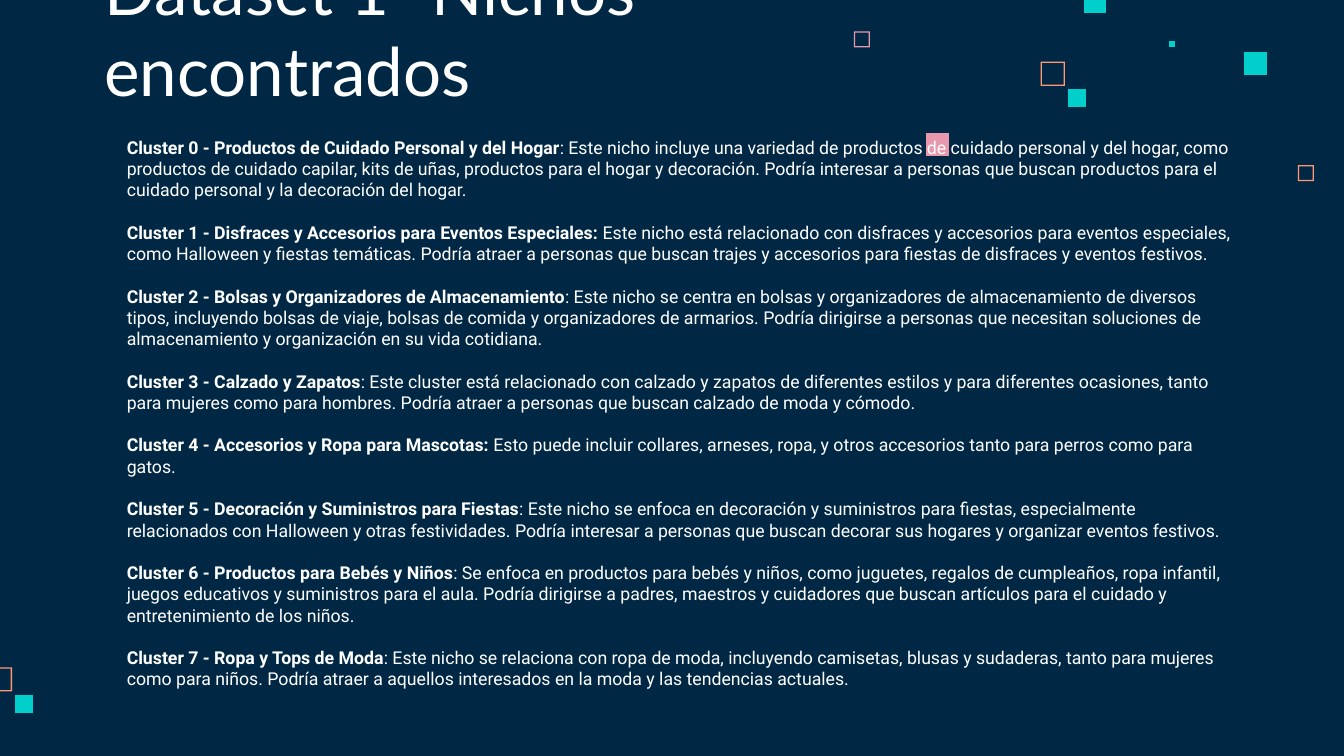
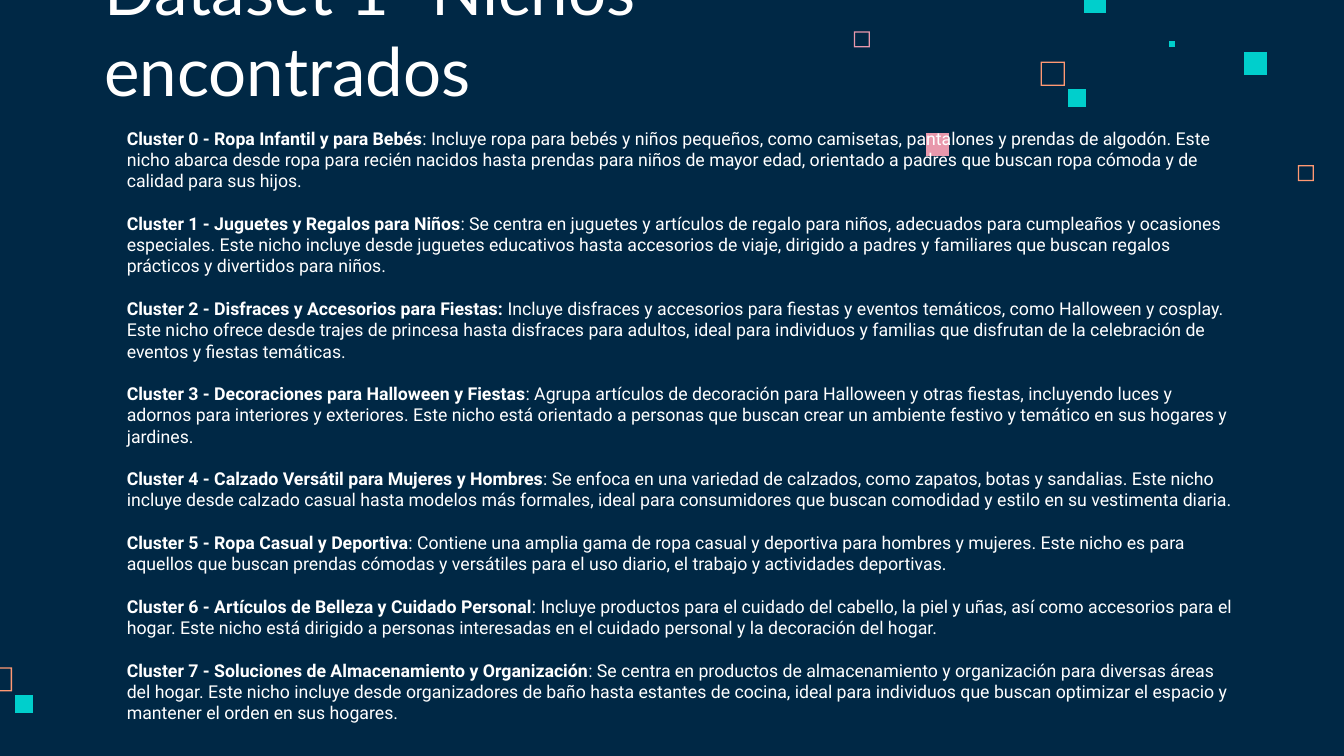
Before and after one commit to ChrissValdez/Proyecto_Integrador, a slide deck: slide 15 of Proyecto_integrador.pptx. Drawn at 1344x756 pixels with LibreOffice and Linux fonts; fonts in the diff are those of the drawing. Boxes give left, top, right and bottom in pixels: in the first picture for what was removed or moved away, otherwise in the second. Text is boxed around its words. In the diff, an @@ line names an element or a change of style, - is before the commit and + after.

```diff
--- a/Proyecto_integrador.pptx
+++ b/Proyecto_integrador.pptx
@@ text at bbox=[127, 131, 1232, 723]: text changed @@
-Cluster 0 - Productos de Cuidado Personal y del Hogar: Este nicho incluye una variedad de productos de cuidado personal y del hogar, como productos de cuidado capilar, kits de uñas, productos para el hogar y decoración. Podría interesar a personas que buscan productos para el cuidado personal y la decoración del hogar.
-Cluster 1 - Disfraces y Accesorios para Eventos Especiales: Este nicho está relacionado con disfraces y accesorios para eventos especiales, como Halloween y fiestas temáticas. Podría atraer a personas que buscan trajes y accesorios para fiestas de disfraces y eventos festivos.
-Cluster 2 - Bolsas y Organizadores de Almacenamiento: Este nicho se centra en bolsas y organizadores de almacenamiento de diversos tipos, incluyendo bolsas de viaje, bolsas de comida y organizadores de armarios. Podría dirigirse a personas que necesitan soluciones de almacenamiento y organización en su vida cotidiana.
-Cluster 3 - Calzado y Zapatos: Este cluster está relacionado con calzado y zapatos de diferentes estilos y para diferentes ocasiones, tanto para mujeres como para hombres. Podría atraer a personas que buscan calzado de moda y cómodo.
-Cluster 4 - Accesorios y Ropa para Mascotas: Esto puede incluir collares, arneses, ropa, y otros accesorios tanto para perros como para gatos.
-Cluster 5 - Decoración y Suministros para Fiestas: Este nicho se enfoca en decoración y suministros para fiestas, especialmente relacionados con Halloween y otras festividades. Podría interesar a personas que buscan decorar sus hogares y organizar eventos festivos.
-Cluster 6 - Productos para Bebés y Niños: Se enfoca en productos para bebés y niños, como juguetes, regalos de cumpleaños, ropa infantil, juegos educativos y suministros para el aula. Podría dirigirse a padres, maestros y cuidadores que buscan artículos para el cuidado y entretenimiento de los niños.
-Cluster 7 - Ropa y Tops de Moda: Este nicho se relaciona con ropa de moda, incluyendo camisetas, blusas y sudaderas, tanto para mujeres como para niños. Podría atraer a aquellos interesados en la moda y las tendencias actuales.
+Cluster 0 - Ropa Infantil y para Bebés: Incluye ropa para bebés y niños pequeños, como camisetas, pantalones y prendas de algodón. Este nicho abarca desde ropa para recién nacidos hasta prendas para niños de mayor edad, orientado a padres que buscan ropa cómoda y de calidad para sus hijos.
+Cluster 1 - Juguetes y Regalos para Niños: Se centra en juguetes y artículos de regalo para niños, adecuados para cumpleaños y ocasiones especiales. Este nicho incluye desde juguetes educativos hasta accesorios de viaje, dirigido a padres y familiares que buscan regalos prácticos y divertidos para niños.
+Cluster 2 - Disfraces y Accesorios para Fiestas: Incluye disfraces y accesorios para fiestas y eventos temáticos, como Halloween y cosplay. Este nicho ofrece desde trajes de princesa hasta disfraces para adultos, ideal para individuos y familias que disfrutan de la celebración de eventos y fiestas temáticas.
+Cluster 3 - Decoraciones para Halloween y Fiestas: Agrupa artículos de decoración para Halloween y otras fiestas, incluyendo luces y adornos para interiores y exteriores. Este nicho está orientado a personas que buscan crear un ambiente festivo y temático en sus hogares y jardines.
+Cluster 4 - Calzado Versátil para Mujeres y Hombres: Se enfoca en una variedad de calzados, como zapatos, botas y sandalias. Este nicho incluye desde calzado casual hasta modelos más formales, ideal para consumidores que buscan comodidad y estilo en su vestimenta diaria.
+Cluster 5 - Ropa Casual y Deportiva: Contiene una amplia gama de ropa casual y deportiva para hombres y mujeres. Este nicho es para aquellos que buscan prendas cómodas y versátiles para el uso diario, el trabajo y actividades deportivas.
+Cluster 6 - Artículos de Belleza y Cuidado Personal: Incluye productos para el cuidado del cabello, la piel y uñas, así como accesorios para el hogar. Este nicho está dirigido a personas interesadas en el cuidado personal y la decoración del hogar.
+Cluster 7 - Soluciones de Almacenamiento y Organización: Se centra en productos de almacenamiento y organización para diversas áreas del hogar. Este nicho incluye desde organizadores de baño hasta estantes de cocina, ideal para individuos que buscan optimizar el espacio y mantener el orden en sus hogares.
```
Also in this commit, not shown: 8 other slides changed, 2 slides added, 1 other file.
